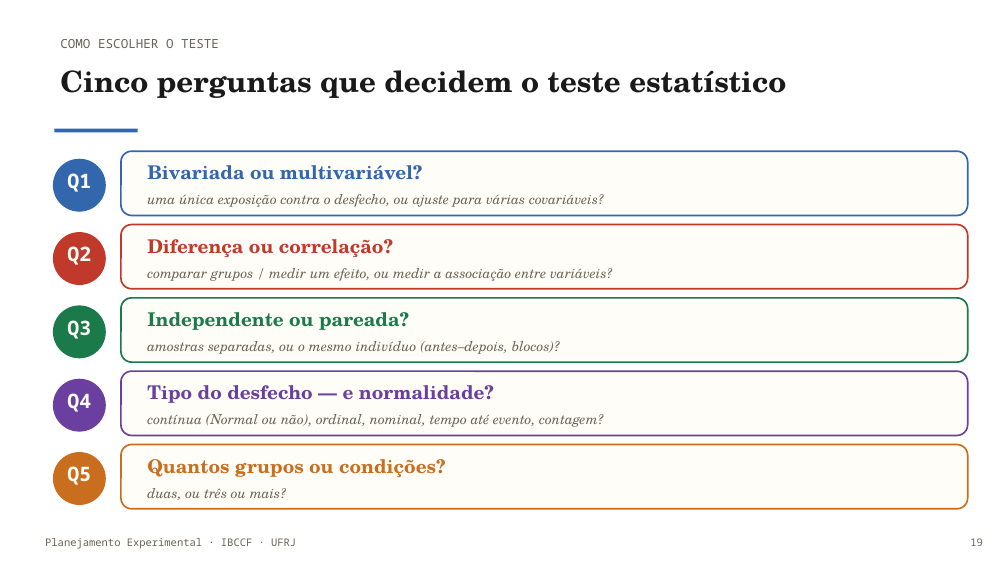
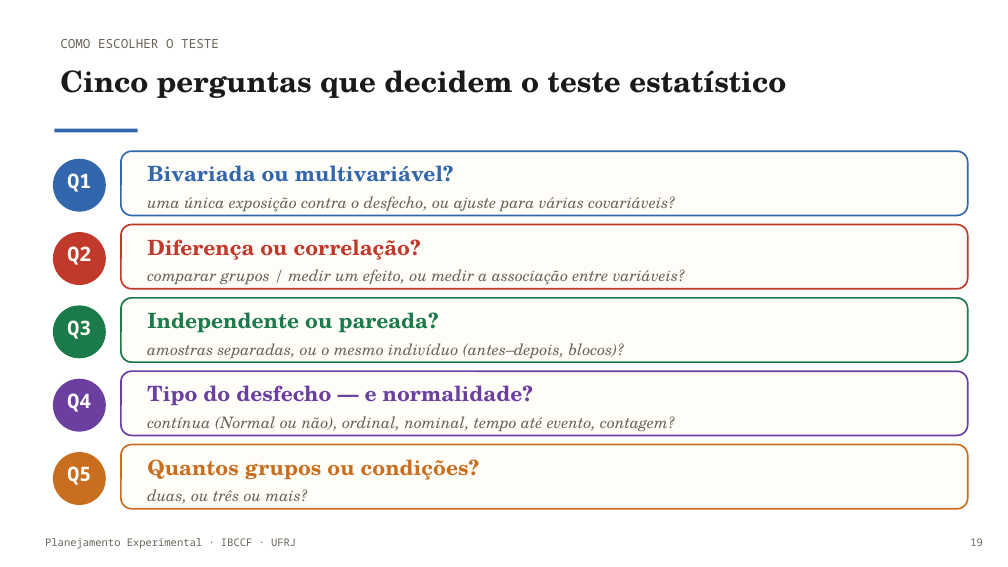
Before and after one commit to monteirotorres/biostat, a slide deck: slide 20 of planejamento_experimental_slides.pptx. Drawn at 1008x567 pixels with LibreOffice and Linux fonts; fonts in the diff are those of the drawing; background and template pictures are left out. Boxes give left, top, right and bottom in pixels: in the first picture for what was removed or moved away, otherwise in the second. Text is boxed around its words. In the diff, an @@ line names an element or a change of style, - is before the commit and + after.

```diff
--- a/planejamento_experimental_slides.pptx
+++ b/planejamento_experimental_slides.pptx
@@ size 13 to 15 pt in 5 elements at (x1=147, y1=489, x2=308, y2=504), (x1=147, y1=196, x2=675, y2=212), (x1=147, y1=269, x2=685, y2=285), (x1=147, y1=343, x2=625, y2=358), (x1=147, y1=416, x2=675, y2=431) @@
@@ size 18 to 20 pt in 5 elements at (x1=147, y1=165, x2=454, y2=182), (x1=147, y1=239, x2=421, y2=260), (x1=147, y1=312, x2=439, y2=333), (x1=147, y1=385, x2=533, y2=406), (x1=147, y1=459, x2=479, y2=480) @@
```
Also in this commit, not shown: 8 other slides changed, 1 slide added, 3 slides removed, 7 other files.
